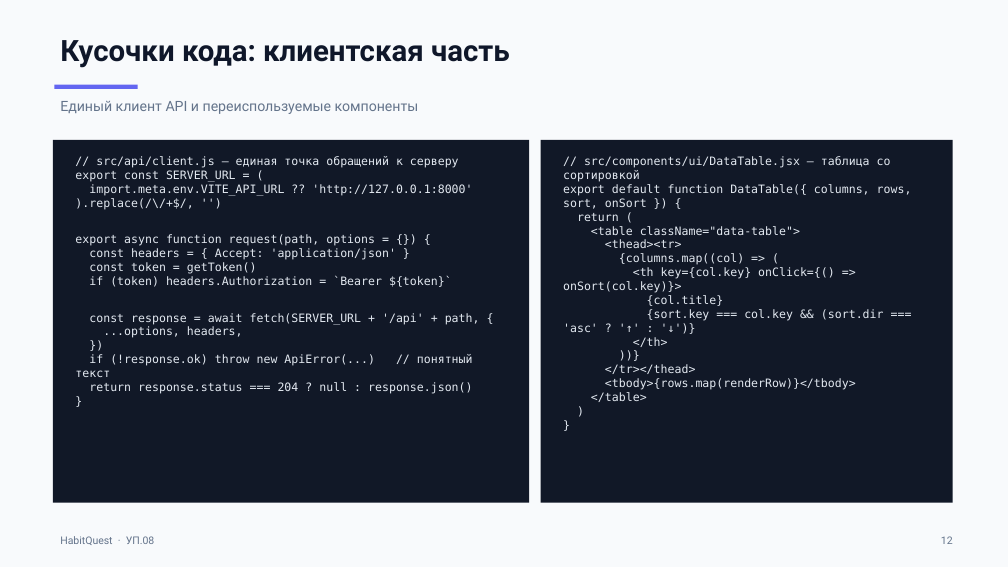
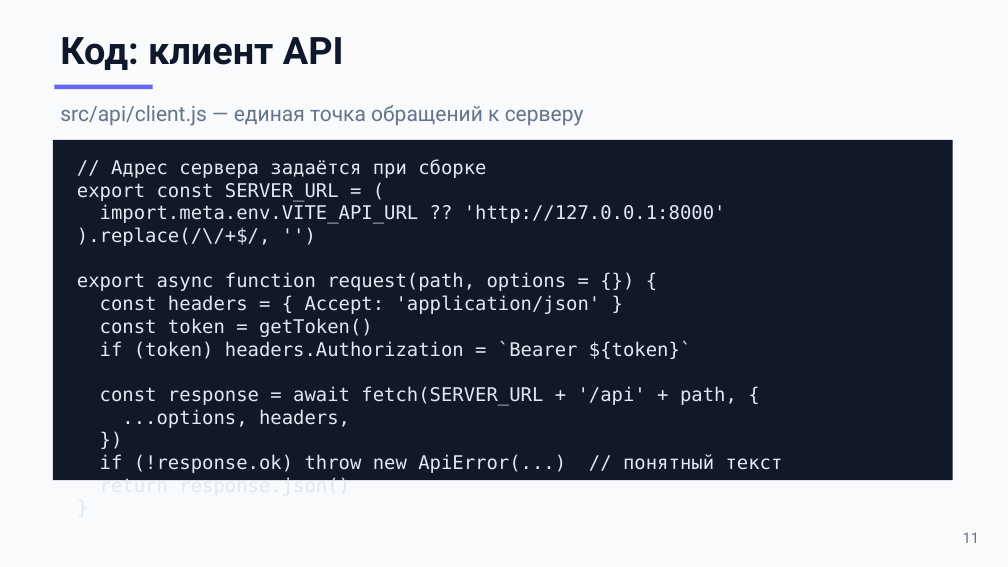
Before and after one commit to sacura1337/habitquest, a slide deck: slide 11 of docs/Презентация_HabitQuest.pptx (slide 12 before the commit). Drawn at 1008x567 pixels with LibreOffice and Linux fonts; fonts in the diff are those of the drawing. Boxes give left, top, right and bottom in pixels: in the first picture for what was removed or moved away, otherwise in the second. Text is boxed around its words. In the diff, an @@ line names an element or a change of style, - is before the commit and + after.

```diff
--- a/docs/Презентация_HabitQuest.pptx
+++ b/docs/Презентация_HabitQuest.pptx
@@ text at [60, 37, 344, 70]: text changed; size 13.5 to 36 pt; text colour #64748B to #0F172A; bold on @@
-Единый клиент API и переиспользуемые компоненты
+Код: клиент API
@@ text removed at [60, 40, 510, 68] @@
-Кусочки кода: клиентская часть
@@ rectangle: place and size @@
-rectangle at [54, 85, 138, 89]
+rectangle at [54, 85, 153, 89]
@@ text added at [60, 105, 584, 126], 20 pt, text #64748B @@
+src/api/client.js — единая точка обращений к серверу
@@ rectangle: place and size @@
-rectangle at [53, 140, 529, 503]
+rectangle at [53, 140, 953, 480]
@@ rectangle removed at [541, 140, 953, 503] @@
@@ text at [111, 159, 486, 178]: text changed; size 11 to 18 pt @@
-// src/api/client.js — единая точка обращений к серверу
+// Адрес сервера задаётся при сборке
@@ text removed at [563, 156, 912, 402] @@
-// src/components/ui/DataTable.jsx — таблица со сортировкой
-export default function DataTable({ columns, rows, sort, onSort }) {
-return (
-<table className="data-table">
-<thead><tr>
-{columns.map((col) => (
-<th key={col.key} onClick={() => onSort(col.key)}>
-{col.title}
-{sort.key === col.key && (sort.dir === 'asc' ? '↑' : '↓')}
-</th>
-))}
-</tr></thead>
-<tbody>{rows.map(renderRow)}</tbody>
-</table>
-)
-}
@@ text at [77, 183, 783, 473]: size 11 to 18 pt in "export const SERVER_URL = (", "import.meta.env.VITE_API_URL ?? 'http://127.0.0.1:8000'", ").replace(/\/+$/, '')", "export async function request(path, options = {}) ..." and 8 more places @@
@@ text at [89, 382, 472, 394]: text changed; size 11 to 18 pt @@
-return response.status === 204 ? null : response.json()
+return response.json()
@@ text removed at [60, 536, 155, 545] @@
-HabitQuest · УП.08
@@ text removed at [941, 536, 953, 544] @@
-12
@@ text added at [963, 532, 980, 543], 14 pt, text #64748B @@
+11
```
Also in this commit, not shown: 1 other slide changed, 17 slides added, 16 slides removed.
